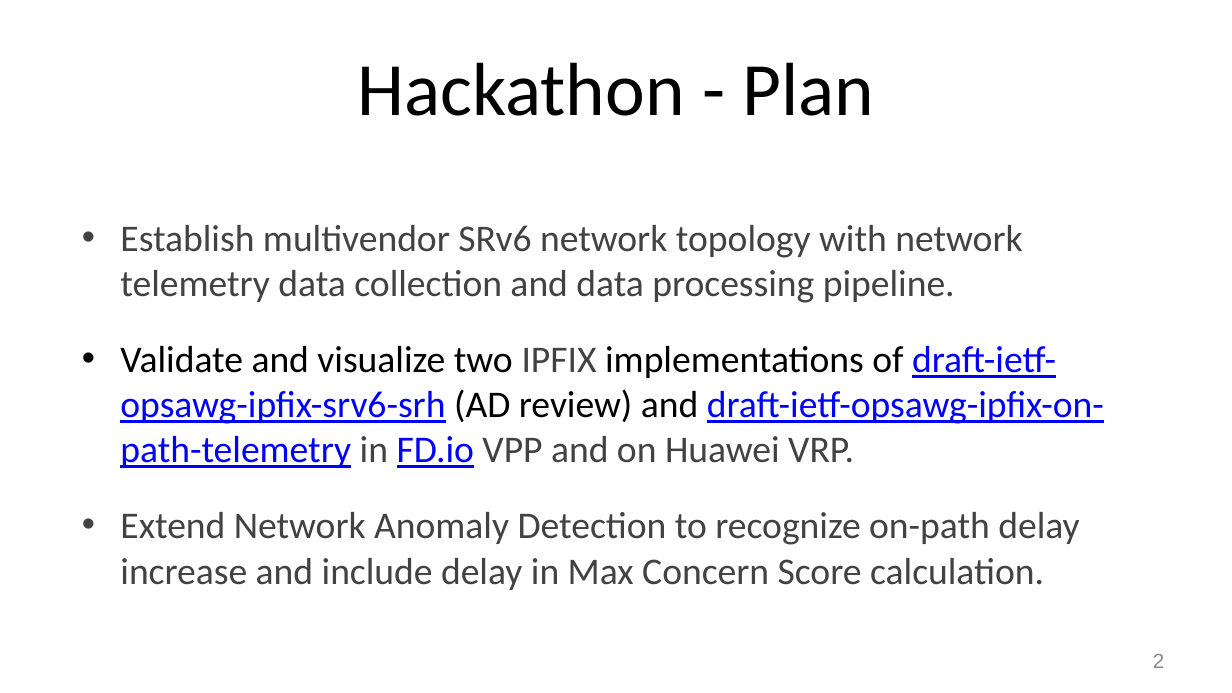
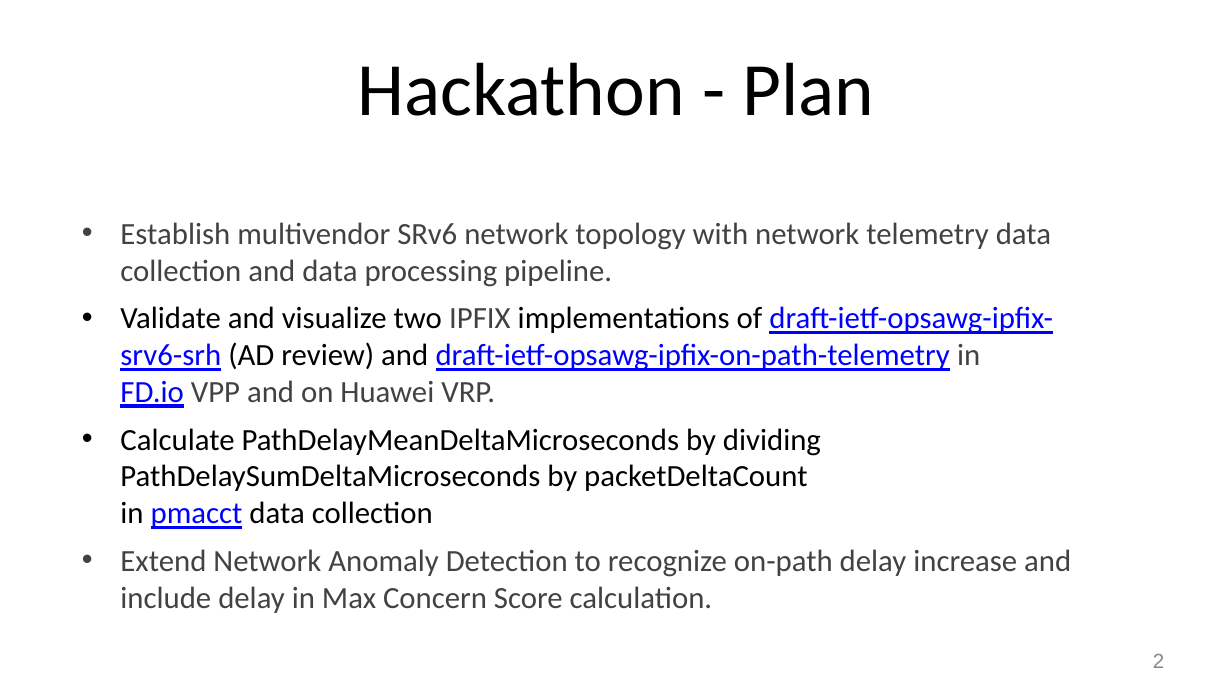
Before and after one commit to network-analytics/draft-ietf-opsawg-ipfix-on-path-telemetry, a slide deck: slide 2 of ietf-116-hackathon-srv6-on-path-delay-anomaly-detection.pptx. Drawn at 1232x693 pixels with LibreOffice and Linux fonts; fonts in the diff are those of the drawing. Boxes give left, top, right and bottom in pixels: in the first picture for what was removed or moved away, otherwise in the second. Text is boxed around its words. In the diff, an @@ line names an element or a change of style, - is before the commit and + after.

Commit message:
update hackathon

```diff
--- a/ietf-116-hackathon-srv6-on-path-delay-anomaly-detection.pptx
+++ b/ietf-116-hackathon-srv6-on-path-delay-anomaly-detection.pptx
@@ text at box(120, 222, 1071, 613): size 22 to 18 pt in "Establish multivendor SRv6 network topology with network ...", "Validate and visualize two IPFIX implementations of ...", "Extend Network Anomaly Detection to recognize on-path ..."; less space between paragraphs @@
@@ text at box(120, 428, 821, 529): paragraph added @@
+• Calculate PathDelayMeanDeltaMicroseconds by dividing PathDelaySumDeltaMicroseconds by packetDeltaCount
+  in pmacct data collection
```
Also in this commit, not shown: 3 other slides changed, 1 slide added, 1 other file.
